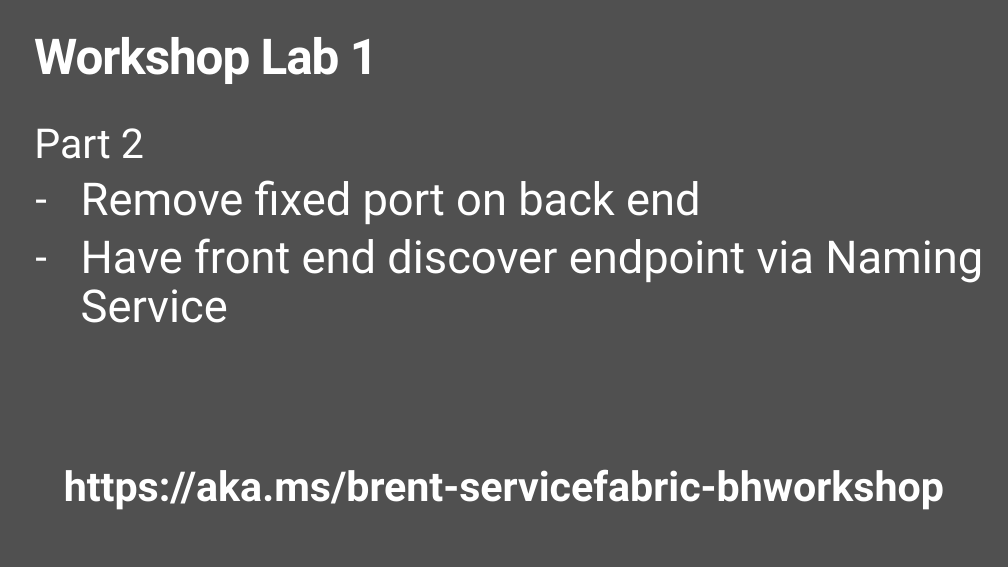
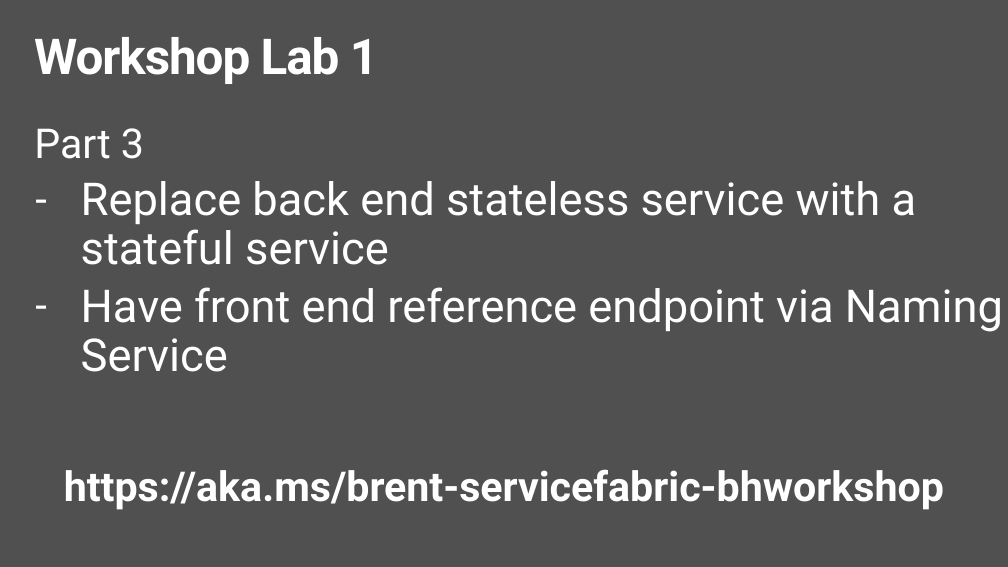
Before and after one commit to brentstineman/PersonalStuff, a slide deck: slide 3 of Presentations/Service Fabric/Lab 1 Repeater Slides.pptx (slide 2 before the commit). Drawn at 1008x567 pixels with LibreOffice and Linux fonts; fonts in the diff are those of the drawing. Boxes give left, top, right and bottom in pixels: in the first picture for what was removed or moved away, otherwise in the second. Text is boxed around its words. In the diff, an @@ line names an element or a change of style, - is before the commit and + after.

```diff
--- a/Presentations/Service Fabric/Lab 1 Repeater Slides.pptx
+++ b/Presentations/Service Fabric/Lab 1 Repeater Slides.pptx
@@ text at bbox=[34, 128, 1003, 372]: text changed @@
-Part 2
-– Remove fixed port on back end
-– Have front end discover endpoint via Naming Service
+Part 3
+– Replace back end stateless service with a stateful service
+– Have front end reference endpoint via Naming Service
```
Also in this commit, not shown: 1 other slide changed, 3 other files.
